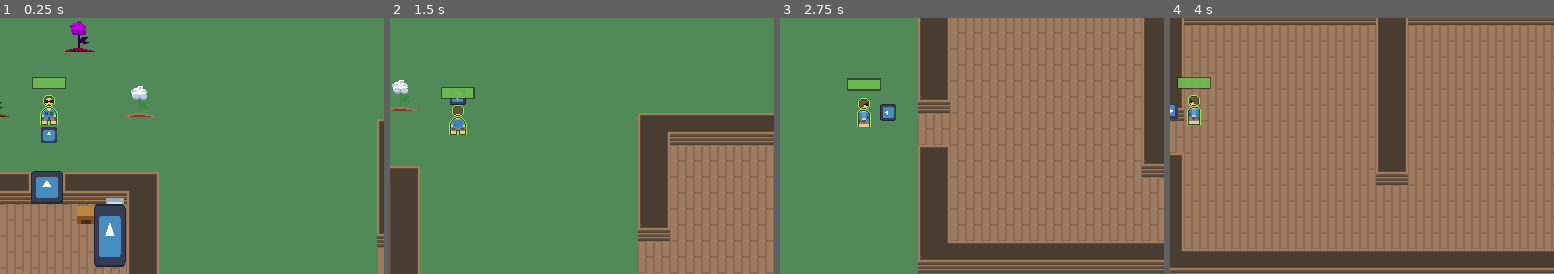
Above: before the commit, frames 1-4 (left to right).
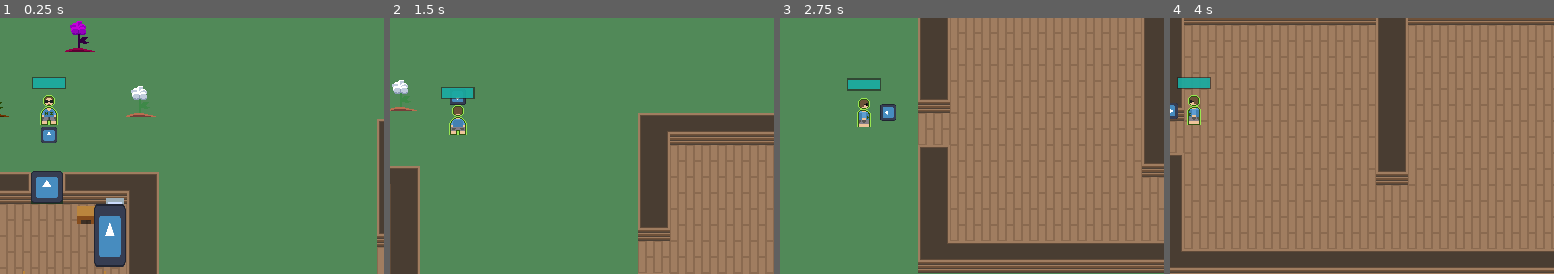
Above: after the commit, the same moments.

Repository: JJPSeno/bgjcalmbeforethestorm
Game: Godot game, scene res://World/world.tscn
Two runs of this game, one before a commit and one after it. Both use one fixed random seed, a clock stepped at 60 frames per second and the inputs below. The engine's default icon, where the game draws it, is replaced by a stand-in: a white triangle on a blue panel in a dark square.
Inputs:
- Up to frame 1 (0.25 s): no input
- Up to frame 2 (1.5 s): tap Enter at 0.5 s; hold D (right) 0.53-1.28 s; hold O (hit) 0.53-1.28 s; hold S (down) from 1.28 s (still down); tap W (movement) at 1.35 s
- Up to frame 3 (2.75 s): release S (down) at 2.03 s; hold D (right) from 2.03 s (still down); hold O (hit) from 2.03 s (still down)
- Up to frame 4 (4 s): release O (hit) at 2.78 s; tap W (movement) at 2.85 s; release D (right) at 3.53 s; hold A (left) from 3.53 s (still down); hold O (hit) from 3.53 s (still down)
The pictures show only the part of the screen within x 44-94%, y 32-82%; the shares and areas given below are measured in that part.

The runs differ from the first frame. In frame 1, 0.3% of the frame differs, in the area x 8-17%, y 23-28%; in frame 2, 0.3%; in frame 3, 0.3%; in frame 4, 0.3%.

Commit message:
Change color

Diff:
--- a/Components/health/healthbar.tscn
+++ b/Components/health/healthbar.tscn
@@ -25,4 +25,4 @@
 anchor_bottom = 1.0
 grow_horizontal = 2
 grow_vertical = 2
-color = Color(0.519369, 1, 0.337696, 1)
+color = Color(5.19812e-06, 0.897161, 0.834116, 1)
